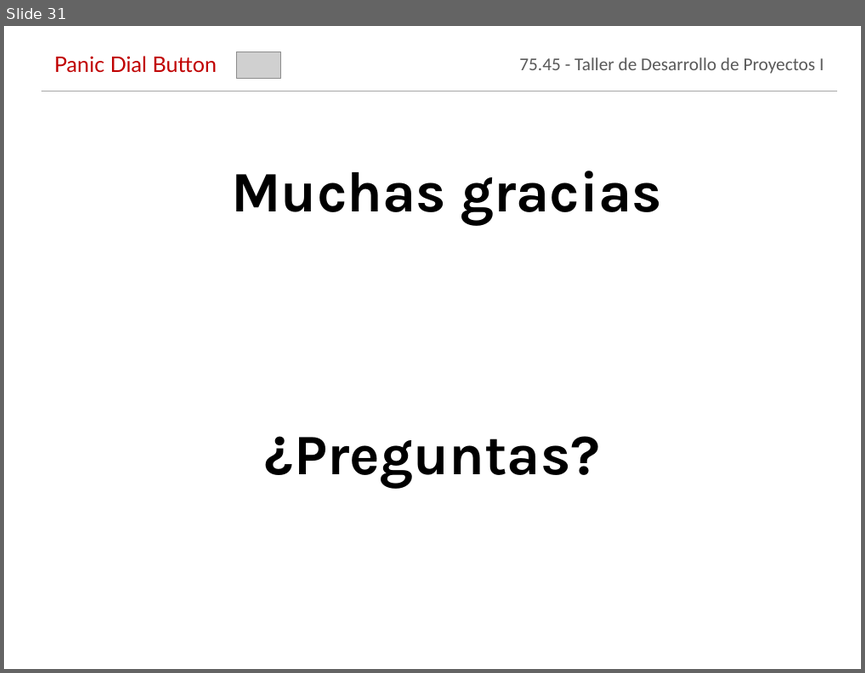
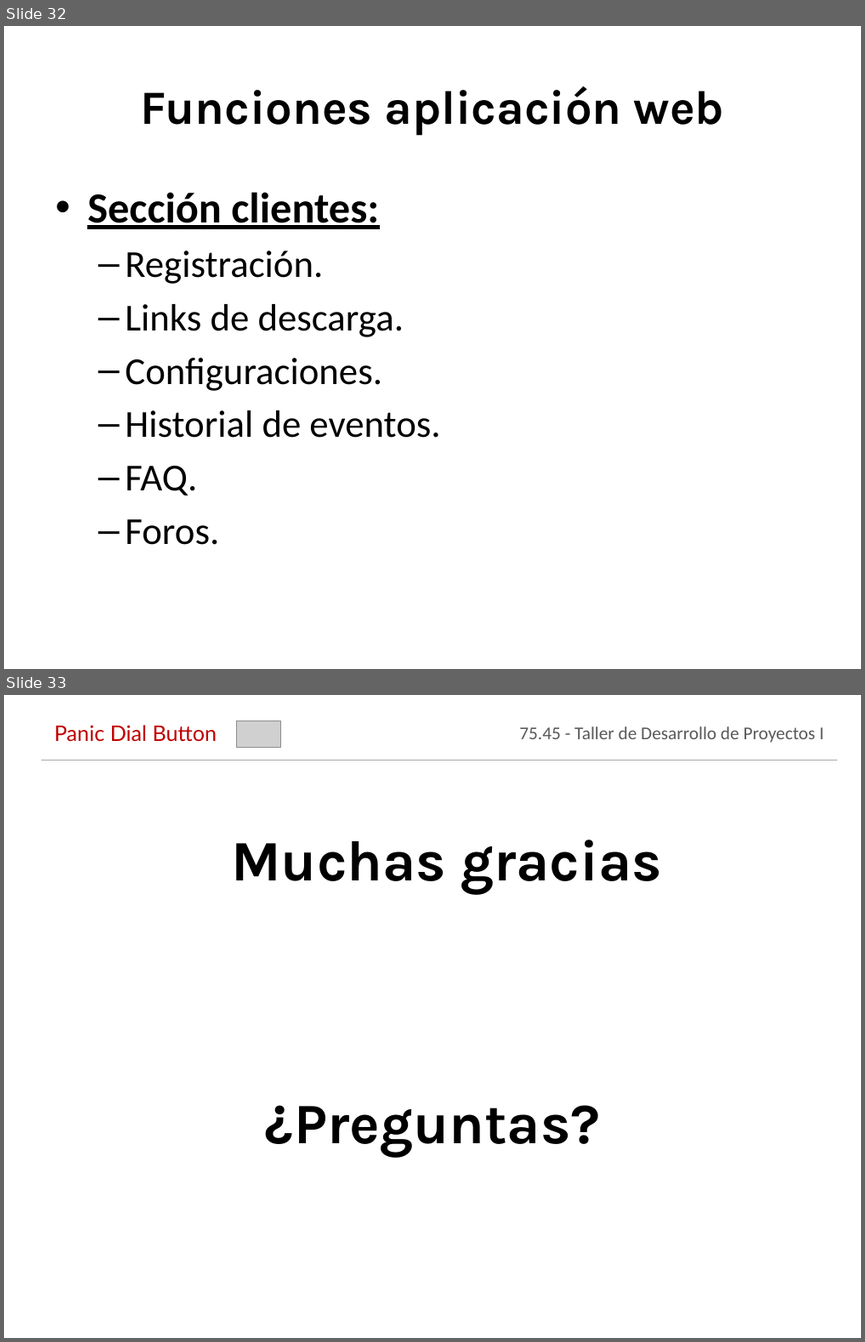
Before and after one commit to jmonetti/2012-1er-taller-de-desarrollo-de-proyectos-i, a slide deck: docs/Presentacion final/PresentacionFinal_V7.pptx. Shown one above the other, each under a label of ours: slide 31 before the commit, slides 32 and 33 after it. The pictures are 865x673 and 865x1342 pixels, drawn with LibreOffice and Linux fonts; fonts in the diff are those of the drawing; grey boxes stand for pictures; background and template pictures are left out. Boxes give left, top, right and bottom in pixels: in the first picture for what was removed or moved away, otherwise in the second. Text is boxed around its words. In the diff, an @@ line names an element or a change of style, - is before the commit and + after.

```diff
--- a/docs/Presentacion final/PresentacionFinal_V7.pptx
+++ b/docs/Presentacion final/PresentacionFinal_V7.pptx
@@ slide 32 added at [4, 26, 861, 669], background picture (left out) @@
@@ title added at [141, 86, 724, 136], 40 pt, text #000000, bold @@
+Funciones aplicación web
@@ text added at [87, 192, 440, 544], 32 pt, text #000000 @@
+• Sección clientes:
+  – Registración.
+  – Links de descarga.
+  – Configuraciones.
+  – Historial de eventos.
+  – FAQ.
+  – Foros.
@@ what was slide 31 is now slide 33 @@
```
Also in this commit, not shown: 4 slides changed, 1 other slide added.
